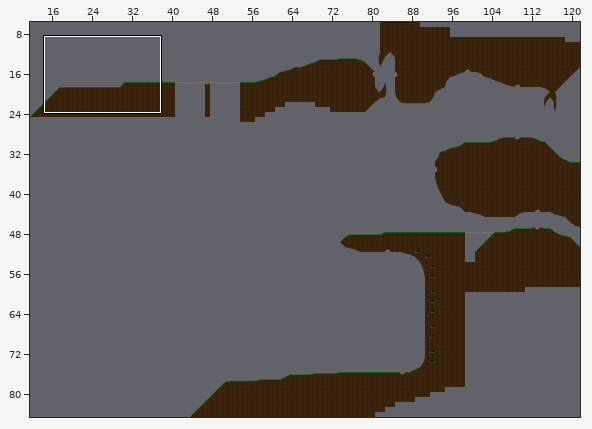
Two states of a Tiled map, Code/GravWalker.Content/maps/testmap2.tmx. Above: a wide view before the commit, with the close-up outlined.
Close-up. Old version:
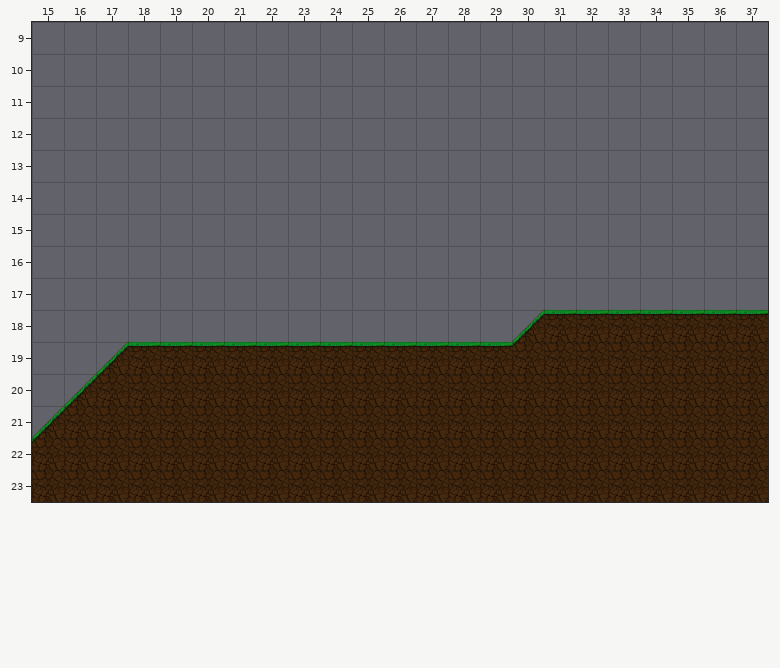
Cells are 128x128 px. Shown: x 15..37, y 9..23. The commit also changed other parts of the map, which this record leaves out.
New version:
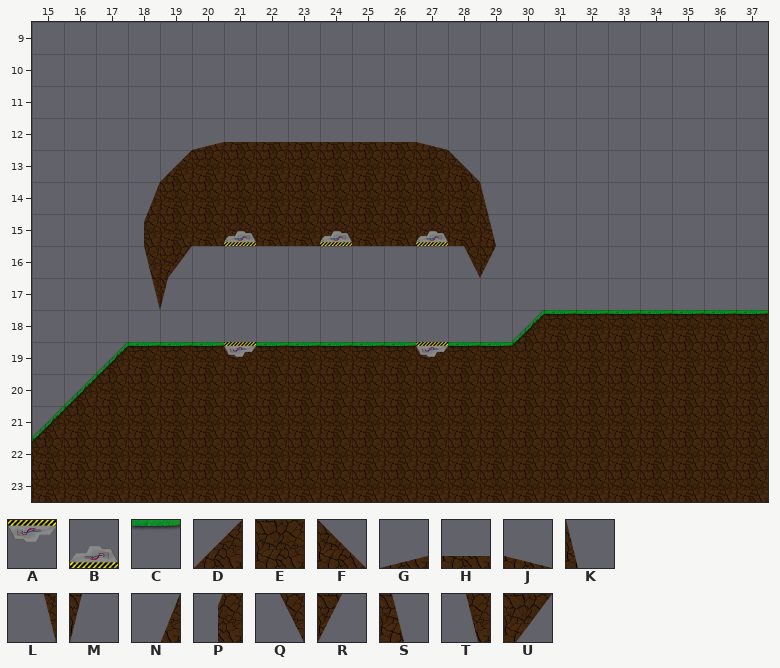
Key: from "grass": A 28, B 32, C 108; from "testtiles": D 0, E 1, F 2, G 3, H 4, J 5, K 7, L 22, M 23, N 30, P 38, Q 46, R 47, S 81, T 88, U 93.
_ is an empty cell.
Difference:
Layer "Non-Collision":
The author put tile D in row 13 at x 19.
The author put tile E in row 13 at x 20 to 27; in rows 14 to 15 at x 19 to 28.
The author put tile F in row 13 at x 28.
The author put tile G in row 12 at x 20.
The author put tile H in row 12 at x 21 to 26.
The author put tile J in row 12 at x 27.
The author put tile K in row 14 at x 29.
The author put tile L in row 17 at x 18.
The author put tile M in row 17 at x 19.
The author put tile N in row 14 at x 18.
The author put tile P in row 15 at x 18.
The author put tile Q in row 16 at x 28.
The author put tile R in row 16 at x 29.
The author put tile S in row 15 at x 29.
The author put tile T in row 16 at x 18.
The author put tile U in row 16 at x 19.
Layer "Decals":
Tile C becomes tile A in row 19 at x 21 and 27.
The author put tile B in row 15 at x 21, 24 and 27.
Pixel boxes of the changes (left, top, right, bottom) in both close-ups:
added: (144, 142, 496, 310)
changed: (224, 342, 256, 357)
changed: (416, 342, 448, 357)
